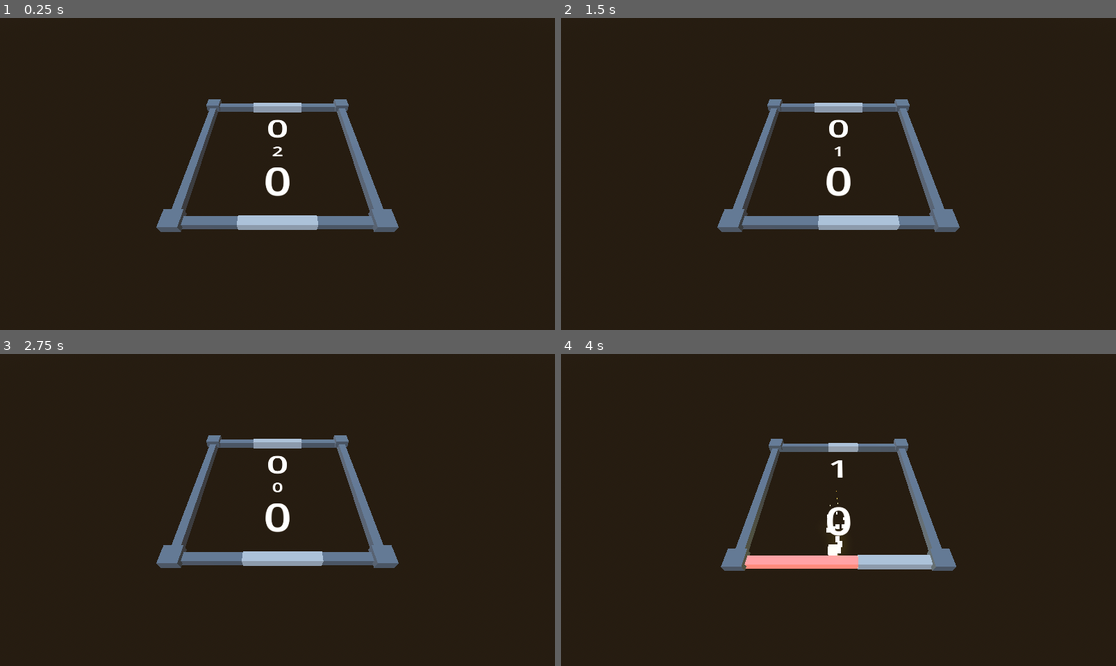
Above: before the commit, frames 1-4 (two rows, left to right).
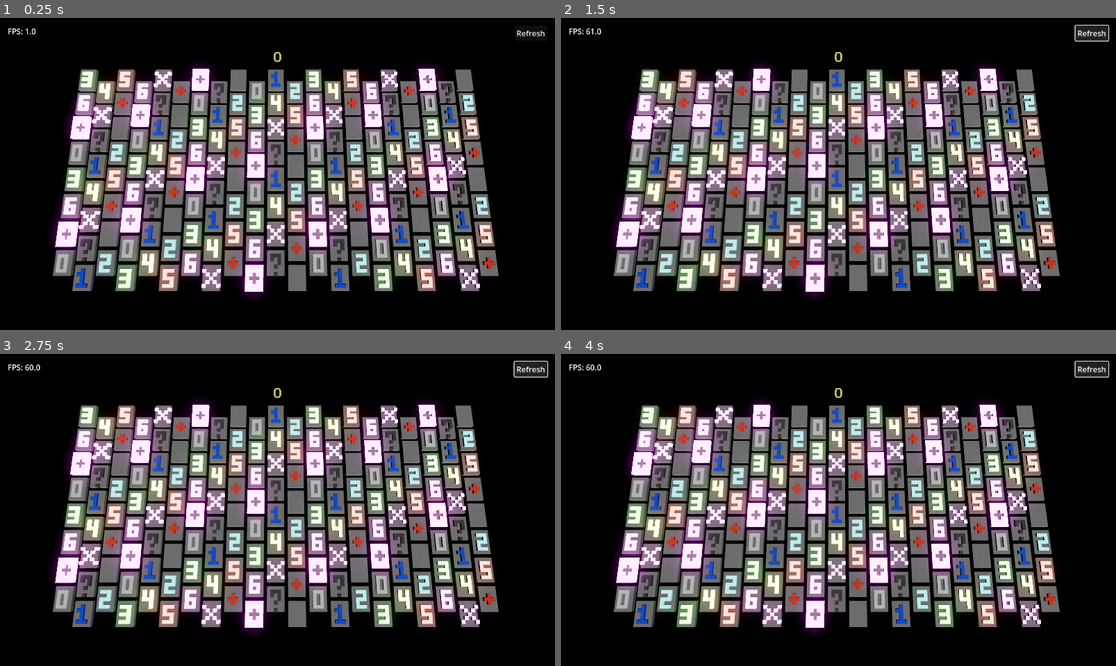
Above: after the commit, the same moments.

Repository: wangbinyq/prototypes
Game: Godot game, scene res://minecomb/mine.tscn
Same seed, same stepped clock (60 frames per second), same inputs: the game is played once before the commit and once after it. Before the commit the project starts from res://paddle-square/PaddleSquare.tscn.
Inputs (mouse positions are in pixels of both pictures, inside the frame that each line leads up to):
- Up to frame 1 (0.25 s): no input
- Up to frame 2 (1.5 s): click (1093, 33) at 0.5 s, where only the run after the commit has a clickable "Refresh"; tap Enter at 1.25 s; hold Right (ui_right) from 1.28 s (still down)
- Up to frame 3 (2.75 s): release Right (ui_right) at 2.03 s; hold Left (ui_left) from 2.03 s (still down)
- Up to frame 4 (4 s): release Left (ui_left) at 2.78 s; hold Right (ui_right) from 2.78 s (still down)

The runs differ from the first frame. In frame 1, 98% of the frame differs, in the area x 0-100%, y 0-100%; in frame 2, 98%; in frame 3, 98%; in frame 4, 98%.

Commit message:
feat(config): update main scene and add autoload for cell state

Diff:
--- /dev/null
+++ b/minecomb/cell_state.gd
@@ -0,0 +1,31 @@
+class_name CellState
+
+# 0-6 代表周围的雷数
+const ZERO: int = 0
+const ONE: int = 1
+const TWO: int = 2
+const THREE: int = 3
+const FOUR: int = 4
+const FIVE: int = 5
+const SIX: int = 6
+const NUMBER_MASK: int = 0b111 # 用于获取数字部分
+# 使用位标志来存储额外状态
+const MINE: int = 1 << 3
+const MARKED_SURE: int = 1 << 4
+const MARKED_UNSURE: int = 1 << 5
+const REVEALED: int = 1 << 6
+const MARKED: int = MARKED_SURE | MARKED_UNSURE
+const MARKED_OR_REVEALED: int = MARKED | REVEALED
+const MARKED_SURE_OR_MINE: int = MARKED_SURE | MINE
+
+static func is_(s: int, mask: int) -> bool:
+    return (s & mask) != 0
+
+static func is_not(s: int, mask: int) -> bool:
+    return (s & mask) == 0
+
+static func with(s: int, mask: int) -> int:
+    return s | mask
+
+static func without(s: int, mask: int) -> int:
+    return s & ~mask
--- /dev/null
+++ b/minecomb/grid.gd
@@ -0,0 +1,34 @@
+class_name Grid
+
+var rows: int
+var columns: int
+var cell_count: int:
+	get:
+		return rows * columns
+var states: PackedInt32Array = PackedInt32Array()
+var revealed_cell_count: int = 0
+
+func _init(r: int, c: int) -> void:
+	self.rows = r
+	self.columns = c
+	states.resize(r * c)
+
+func _destroy() -> void:
+	states.clear()
+
+func _get(property: StringName) -> int:
+	var index = int(property)
+	return states.get(index)
+
+func get_cell_index(row: int, column: int) -> int:
+	return row * columns + column
+
+func try_get_cell_index(row: int, column: int) -> int:
+	if row < 0 or row >= rows or column < 0 or column >= columns:
+		return -1
+	return get_cell_index(row, column)
+
+func get_row_column(index: int) -> Array[int]:
+	var r = index / columns
+	var c = index - r * columns
+	return [r, c]
--- /dev/null
+++ b/minecomb/grid_visualization.gd
@@ -0,0 +1,92 @@
+class_name GridVisualization
+extends MultiMeshInstance3D
+
+const BLOCK_ROWS_PER_CELL = 7
+const BLOCK_COLUMNS_PER_CELL = 5
+const BLOCKS_PER_CELL = BLOCK_ROWS_PER_CELL * BLOCK_COLUMNS_PER_CELL
+
+const BITMAPS = [
+	0b00000_01110_01010_01010_01010_01110_00000, # 0
+	0b00000_00100_00110_00100_00100_01110_00000, # 1
+	0b00000_01110_01000_01110_00010_01110_00000, # 2
+	0b00000_01110_01000_01110_01000_01110_00000, # 3
+	0b00000_01010_01010_01110_01000_01000_00000, # 4
+	0b00000_01110_00010_01110_01000_01110_00000, # 5
+	0b00000_01110_00010_01110_01010_01110_00000, # 6
+	0b00000_10001_01010_00100_01010_10001_00000, # mine
+	0b00000_00000_00100_01110_00100_00000_00000, # marked sure
+	0b11111_11111_11011_10001_11011_11111_11111, # marked mistaken
+	0b00000_01110_01010_01000_00100_00000_00100, # marked unsure
+	0b00000_00000_00000_00000_00000_00000_00000 # hidden
+]
+
+const COLORATIONS = [
+	1.00 * Color(1, 1, 1), # 0
+	1.00 * Color(0, 0, 1), # 1
+	2.00 * Color(0, 1, 1), # 2
+	5.00 * Color(0, 1, 0), # 3
+	10.0 * Color(1, 1, 0), # 4
+	20.0 * Color(1, 0, 0), # 5
+	20.0 * Color(1, 0, 1), # 6
+
+	30.0 * Color(1, 0, 1), # mine
+	1.00 * Color(1, 0, 0), # marked sure
+	50.0 * Color(1, 0, 1), # marked mistaken
+	0.25 * Color(1, 1, 1), # marked unsure
+	0.00 * Color(0, 0, 0) # hidden
+]
+
+var grid: Grid
+var columns: int
+var rows: int
+
+func _init(g: Grid, material: Material, mesh: Mesh):
+	grid = g
+	columns = grid.columns
+	rows = grid.rows
+	multimesh = MultiMesh.new()
+	multimesh.use_colors = true
+	multimesh.transform_format = MultiMesh.TRANSFORM_3D
+	multimesh.mesh = mesh
+	multimesh.mesh.surface_set_material(0, material)
+	multimesh.instance_count = grid.cell_count * BLOCKS_PER_CELL
+	update()
+
+
+func get_block_position(i: int):
+	var r = i / BLOCK_COLUMNS_PER_CELL
+	var c = i - r * BLOCK_COLUMNS_PER_CELL
+	return Vector3(c, 0, -r)
+
+func get_cell_position(index: int) -> Vector3:
+	var row_column = grid.get_row_column(index)
+	var r = row_column[0]
+	var c = row_column[1]
+	return Vector3(
+		c - (columns - 1) * 0.5,
+		0,
+		- (r - (rows - 1) * 0.5 - (c & 1) * 0.5 + 0.25)
+	) * Vector3(
+		BLOCK_COLUMNS_PER_CELL + 1,
+		0,
+		(BLOCK_ROWS_PER_CELL + 1),
+	) - Vector3(
+		BLOCK_COLUMNS_PER_CELL / 2.0,
+		0,
+		- BLOCK_ROWS_PER_CELL / 2.0,
+	)
+
+func update():
+	var t = Transform3D.IDENTITY
+	for i in range(grid.cell_count):
+		var cell_pos = get_cell_position(i)
+		var block_offset = i * BLOCKS_PER_CELL
+		var bitmap = BITMAPS[i % BITMAPS.size()]
+		var coloration = COLORATIONS[i % COLORATIONS.size()]
+		for bi in range(BLOCKS_PER_CELL):
+			var altered = bitmap & (1 << bi) != 0
+			var pos = cell_pos + get_block_position(bi)
+			pos.y = 0.5 if altered else 0.0
+			t.origin = pos
+			multimesh.set_instance_transform(block_offset + bi, t)
+			multimesh.set_instance_color(block_offset + bi, Color.WHITE * (coloration if altered else 0.5))
--- /dev/null
+++ b/minecomb/mine.gd
@@ -0,0 +1,36 @@
+extends Node3D
+
+@export var mines_text: Label3D
+@export var fps_text: Label
+@export_range(1, 100) var rows := 8
+@export_range(1, 100) var columns := 21
+@export var mesh: Mesh
+@export var material: Material
+
+var grid_visualization: GridVisualization
+var grid: Grid
+
+func _ready() -> void:
+	var vp = get_viewport()
+	vp.msaa_3d = Viewport.MSAA_8X
+
+func _enter_tree() -> void:
+	grid = Grid.new(rows, columns)
+	grid_visualization = GridVisualization.new(grid, material, mesh)
+	add_child(grid_visualization)
+
+func _exit_tree() -> void:
+	grid._destroy()
+	grid_visualization.queue_free()
+
+func _process(_delta):
+	if grid.rows != rows or grid.columns != columns:
+		_exit_tree()
+		_enter_tree()
+	var fps = Engine.get_frames_per_second()
+	fps_text.text = "FPS: " + str(fps)
+
+
+func _on_button_pressed() -> void:
+	_exit_tree()
+	_enter_tree()
--- /dev/null
+++ b/minecomb/mine.tscn
@@ -0,0 +1,81 @@
+[gd_scene load_steps=7 format=3 uid="uid://cohjhxe7h51ph"]
+
+[ext_resource type="Script" uid="uid://cioyc0sj2yj2v" path="res://minecomb/mine.gd" id="1_cymn0"]
+
+[sub_resource type="BoxMesh" id="BoxMesh_cymn0"]
+
+[sub_resource type="StandardMaterial3D" id="StandardMaterial3D_n0n5y"]
+vertex_color_use_as_albedo = true
+
+[sub_resource type="ProceduralSkyMaterial" id="ProceduralSkyMaterial_3krvi"]
+sky_top_color = Color(0, 0, 0, 1)
+sky_horizon_color = Color(0, 0, 0, 1)
+ground_bottom_color = Color(0, 0, 0, 1)
+ground_horizon_color = Color(0, 0, 0, 1)
+
+[sub_resource type="Sky" id="Sky_cymn0"]
+sky_material = SubResource("ProceduralSkyMaterial_3krvi")
+
+[sub_resource type="Environment" id="Environment_n0n5y"]
+background_mode = 2
+sky = SubResource("Sky_cymn0")
+tonemap_mode = 4
+glow_enabled = true
+glow_intensity = 0.2
+glow_blend_mode = 1
+
+[node name="Mine" type="Node3D" node_paths=PackedStringArray("mines_text", "fps_text")]
+script = ExtResource("1_cymn0")
+mines_text = NodePath("Label3D")
+fps_text = NodePath("UI/Label")
+mesh = SubResource("BoxMesh_cymn0")
+material = SubResource("StandardMaterial3D_n0n5y")
+
+[node name="WorldEnvironment" type="WorldEnvironment" parent="."]
+environment = SubResource("Environment_n0n5y")
+
+[node name="Label3D" type="Label3D" parent="."]
+transform = Transform3D(1, 0, 0, 0, -4.37114e-08, 1, 0, -1, -4.37114e-08, 0, 0, -38)
+pixel_size = 0.08
+modulate = Color(10, 10, 0, 1)
+text = "0"
+font_size = 64
+outline_size = 0
+
+[node name="DirectionalLight3D" type="DirectionalLight3D" parent="."]
+transform = Transform3D(0.984808, -0.111619, 0.133022, 0, 0.766044, 0.642788, -0.173648, -0.633022, 0.754407, 0, 0, 0)
+
+[node name="Camera3D" type="Camera3D" parent="."]
+transform = Transform3D(1, 0, 0, 0, 0.173648, 0.984808, 0, -0.984808, 0.173648, 0, 80, 15)
+fov = 60.0
+
+[node name="UI" type="Control" parent="."]
+layout_mode = 3
+anchors_preset = 15
+anchor_right = 1.0
+anchor_bottom = 1.0
+grow_horizontal = 2
+grow_vertical = 2
+
+[node name="Button" type="Button" parent="UI"]
+layout_mode = 1
+anchors_preset = 1
+anchor_left = 1.0
+anchor_right = 1.0
+offset_left = -84.0
+offset_top = 16.0
+offset_right = -16.0
+offset_bottom = 47.0
+grow_horizontal = 0
+size_flags_vertical = 0
+text = "Refresh"
+
+[node name="Label" type="Label" parent="UI"]
+layout_mode = 1
+offset_left = 16.0
+offset_top = 16.0
+offset_right = 56.0
+offset_bottom = 39.0
+text = "FPS: "
+
+[connection signal="pressed" from="UI/Button" to="." method="_on_button_pressed"]
--- a/project.godot
+++ b/project.godot
@@ -11,6 +11,10 @@
 [application]
 
 config/name="Prototypes"
-run/main_scene="uid://br4d3b1ls0oab"
+run/main_scene="uid://cohjhxe7h51ph"
 config/features=PackedStringArray("4.4", "Forward Plus")
 config/icon="res://icon.svg"
+
+[autoload]
+
+cell_state="*res://minecomb/cell_state.gd"
Not shown, added: minecomb/cell_state.gd.uid
Not shown, added: minecomb/grid.gd.uid
Not shown, added: minecomb/grid_visualization.gd.uid
Not shown, added: minecomb/mine.gd.uid
